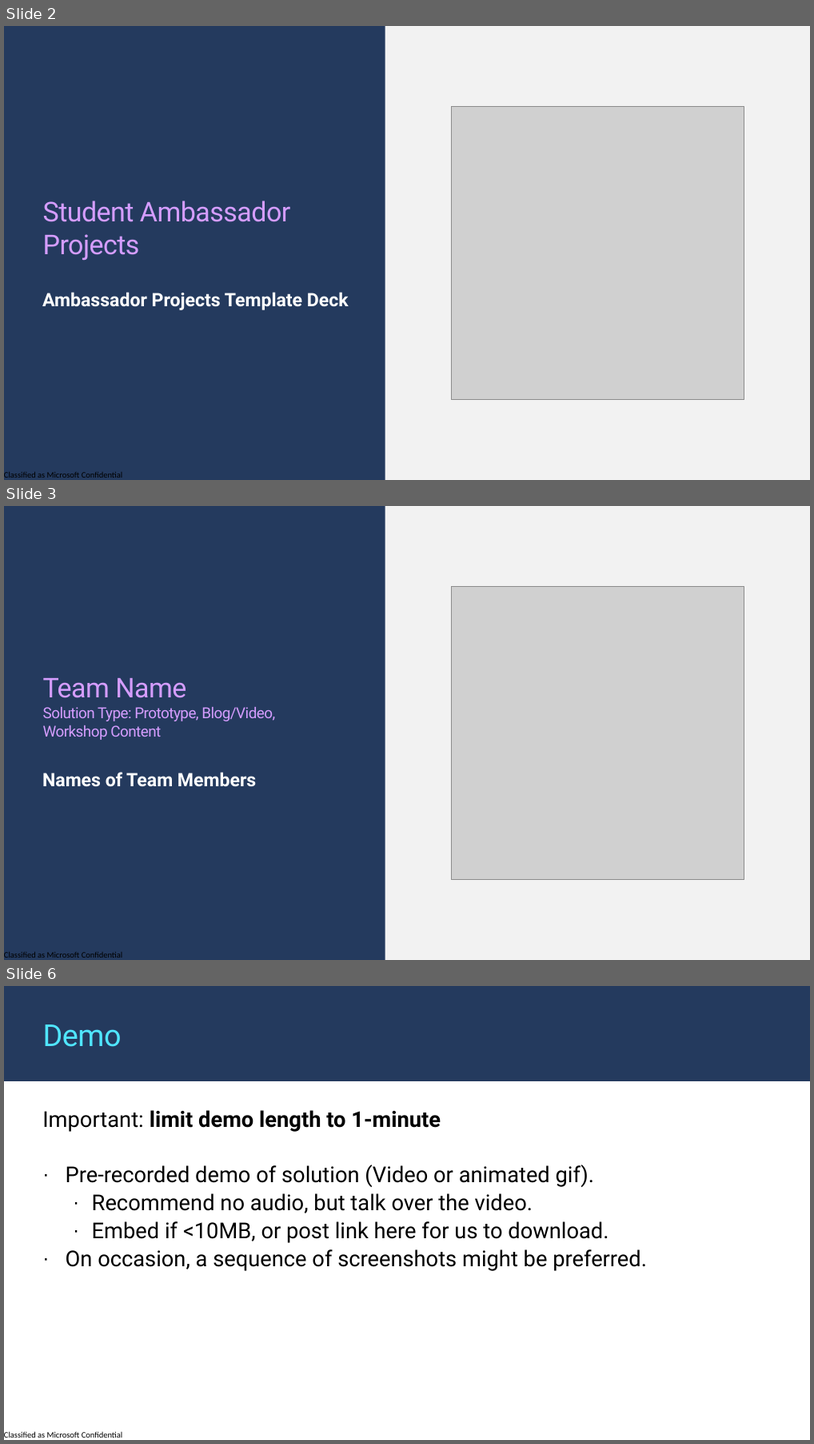
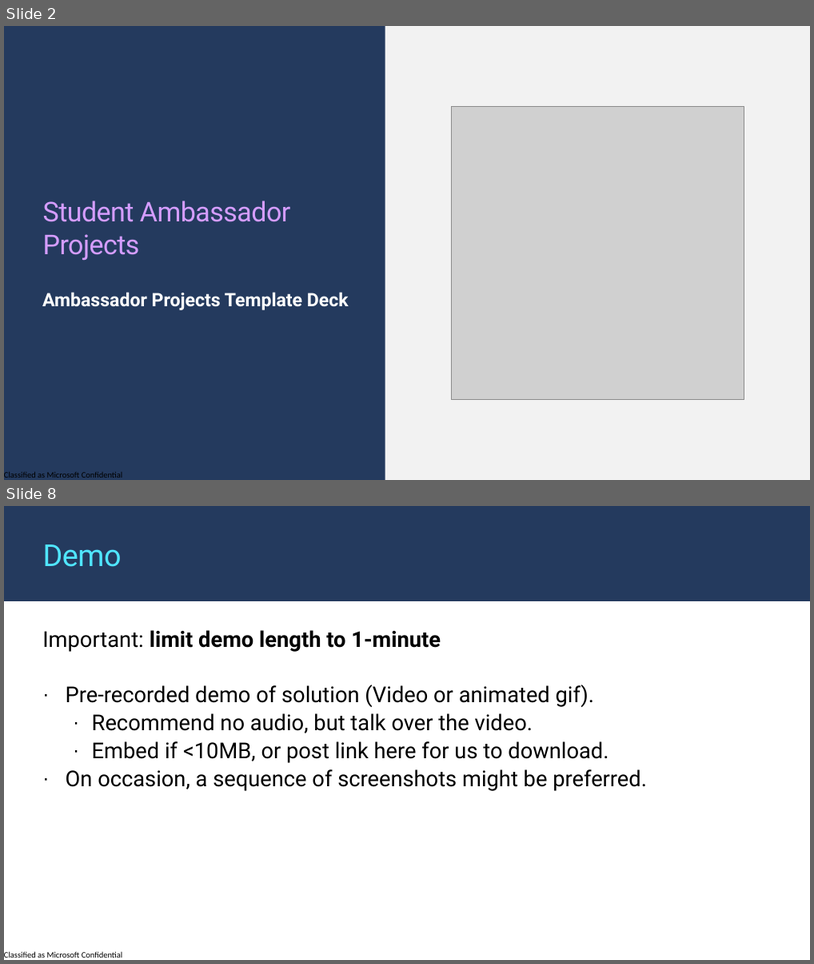
Before and after one commit to Nouran246/Personalized-Recipe-Recommender, a slide deck: Pitch Deck_Template.pptx. Shown one above the other, each under a label of ours: slides 2, 3 and 6 before the commit, slides 2 and 8 after it; the slides between them are not shown. The pictures are 814x1444 and 814x964 pixels, drawn with LibreOffice and Linux fonts; fonts in the diff are those of the drawing; grey boxes stand for pictures; background and template pictures are left out. Boxes give left, top, right and bottom in pixels: in the first picture for what was removed or moved away, otherwise in the second. Text is boxed around its words. In the diff, an @@ line names an element or a change of style, - is before the commit and + after.

```diff
--- a/Pitch Deck_Template.pptx
+++ b/Pitch Deck_Template.pptx
@@ slide 3 removed at (4, 506, 810, 960), background #243A5E; not listed: 1 template element that a slide beside it also shows @@
@@ rectangle removed at (385, 506, 810, 960) @@
@@ picture removed at (452, 587, 745, 880) @@
@@ title removed at (43, 678, 275, 740) @@
-Team Name
-Solution Type: Prototype, Blog/Video, Workshop Content
@@ text removed at (42, 772, 256, 787) @@
-Names of Team Members
@@ what was slide 6 is now slide 8 @@
```
Also in this commit, not shown: 2 slides changed, 4 slides added, 1 other slide removed.
